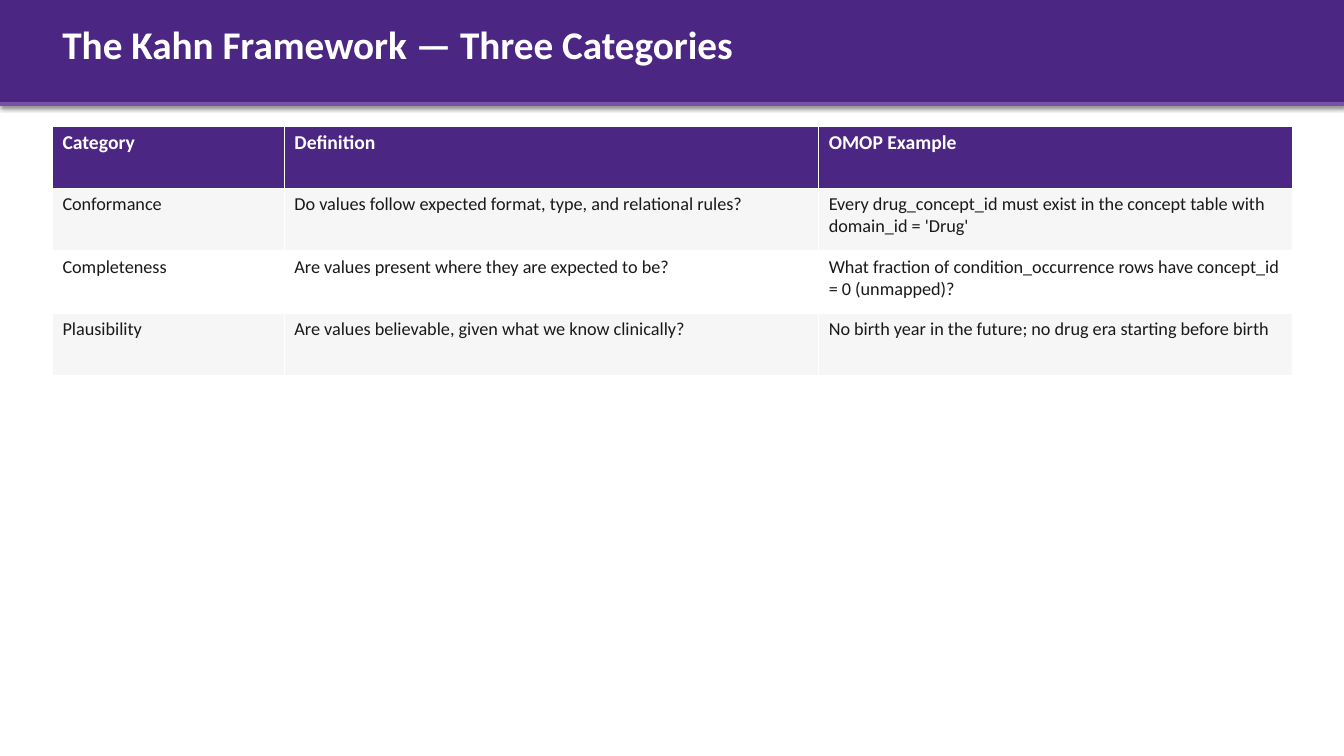
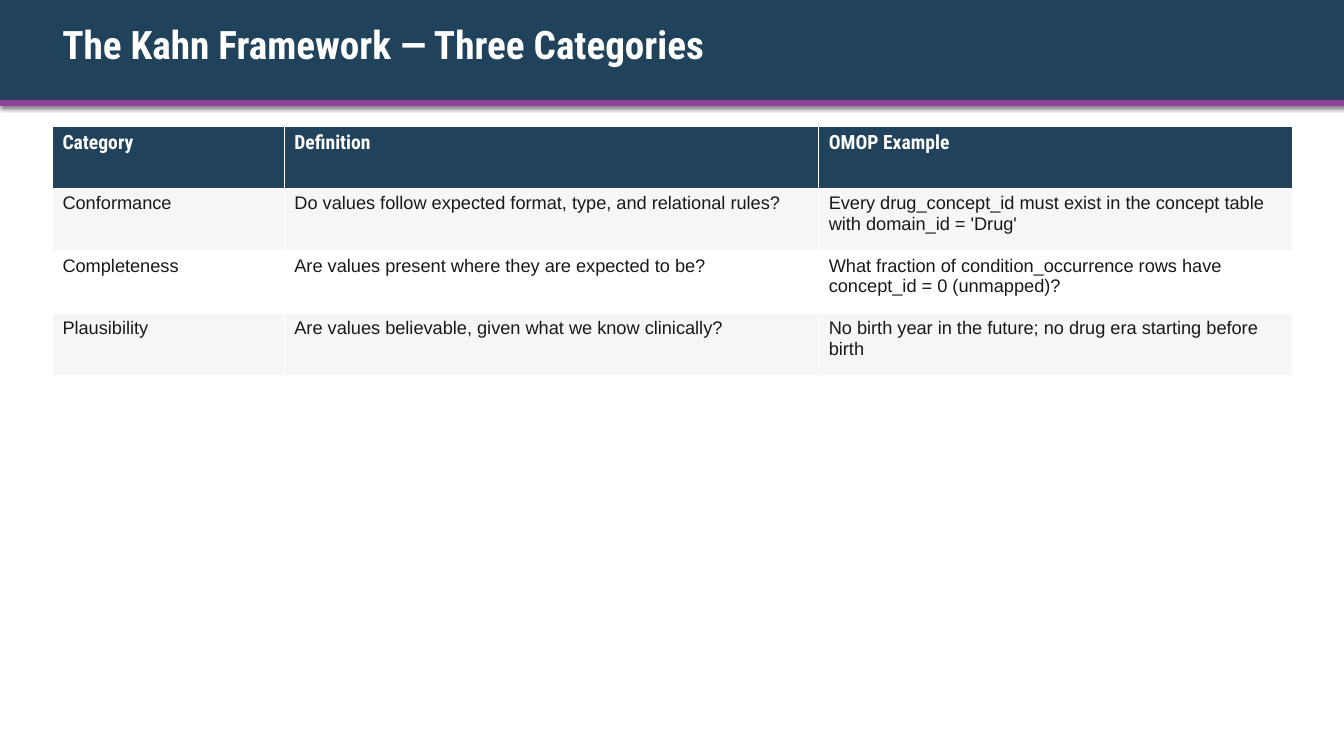
Before and after one commit to ALSTDI/ALS-RWE, a slide deck: slide 11 of docs/free-rwe-resources/train-the-trainer/training/day-02-vocab-dqd/kit/Instructor-Deck-with-Notes.pptx (slide 6 before the commit). Drawn at 1344x756 pixels with LibreOffice and Linux fonts; fonts in the diff are those of the drawing. Boxes give left, top, right and bottom in pixels: in the first picture for what was removed or moved away, otherwise in the second. Text is boxed around its words. In the diff, an @@ line names an element or a change of style, - is before the commit and + after.

```diff
--- a/docs/free-rwe-resources/train-the-trainer/training/day-02-vocab-dqd/kit/Instructor-Deck-with-Notes.pptx
+++ b/docs/free-rwe-resources/train-the-trainer/training/day-02-vocab-dqd/kit/Instructor-Deck-with-Notes.pptx
@@ rectangle at (x1=0, y1=0, x2=1344, y2=106): fill #4B2682 to #20425A @@
@@ text "The Kahn Framework — Three ..." at (x1=62, y1=29, x2=704, y2=67): font Calibri to Roboto Condensed @@
@@ rectangle at (x1=0, y1=100, x2=1344, y2=106): fill #7B4FA8 to #904199 @@
@@ table at (x1=52, y1=126, x2=1293, y2=376) @@
@@ fill #4B2682 to #20425A in row 1 @@
@@ font Calibri to Roboto Condensed in "Category", "Definition", "OMOP Example" @@
@@ font Calibri to Arial @@
```
Also in this commit, not shown: 15 other slides changed, 6 slides added, 11 other files.
